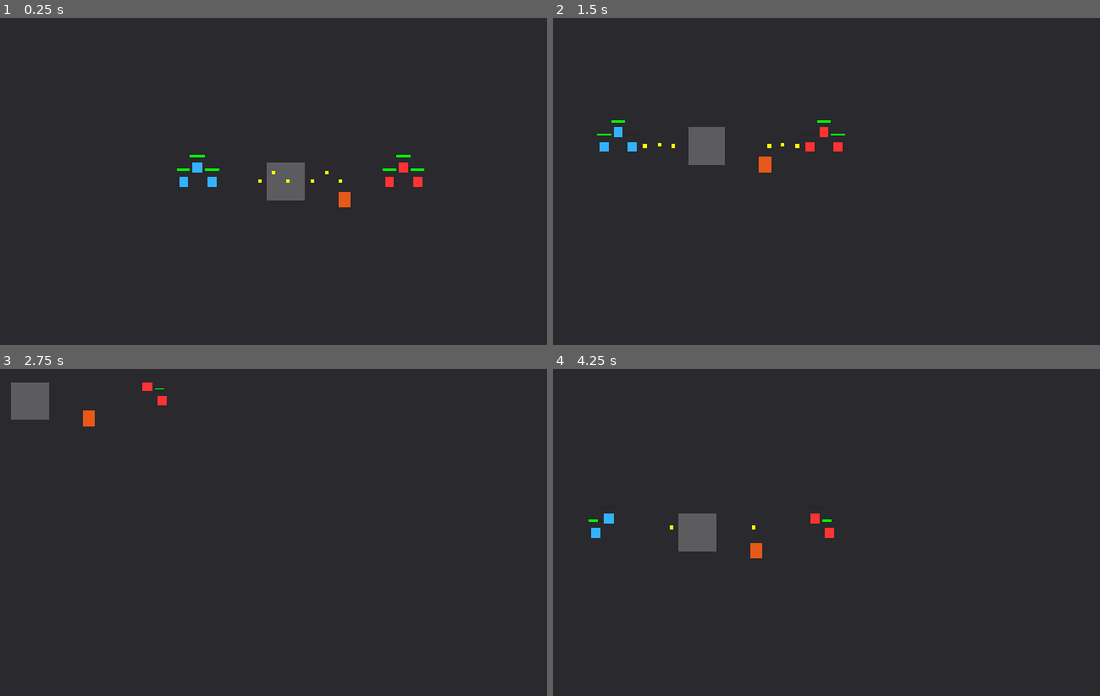
Above: before the commit, frames 1-4 (two rows, left to right).
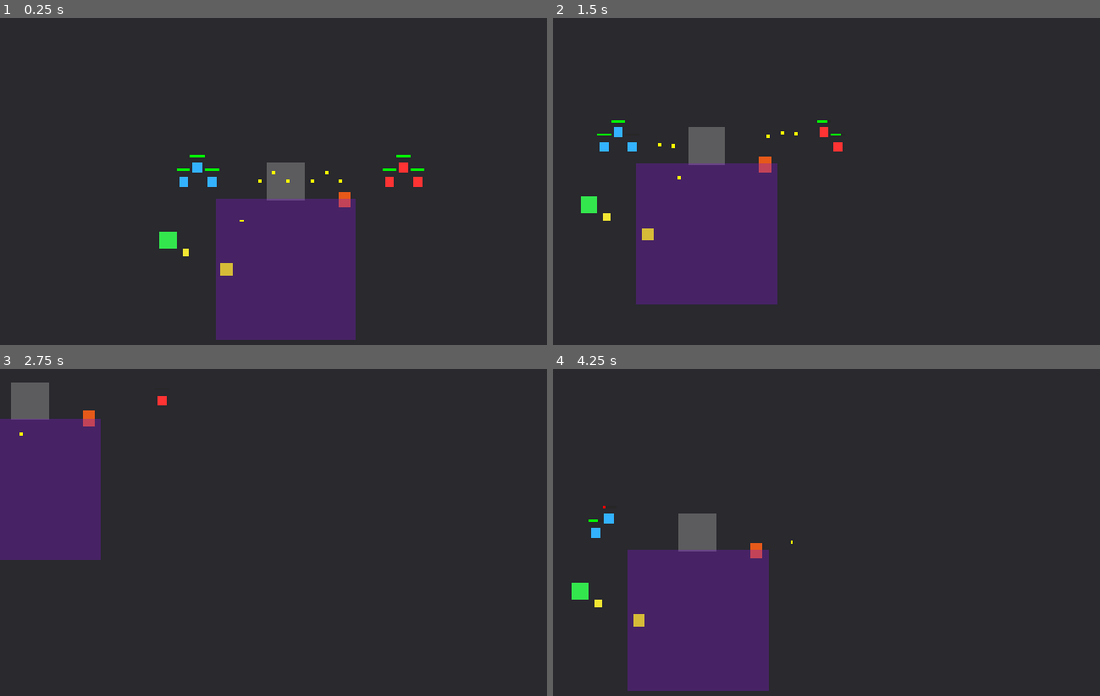
Above: after the commit, the same moments.

Repository: roflanbi4/game-zov
Game: Godot game, scene res://scenes/core/main_game.tscn
Same seed, same stepped clock (60 frames per second), same inputs: the game is played once before the commit and once after it.
Inputs (mouse positions are in pixels of both pictures, inside the frame that each line leads up to):
- Up to frame 1 (0.25 s): no input
- Up to frame 2 (1.5 s): move the mouse to (1039, 138) at 0.52 s; hold D 0.53-1.28 s; click (1039, 138) at 0.67 s; move the mouse to (755, 178) at 1.27 s; hold S from 1.28 s (still down)
- Up to frame 3 (2.75 s): move the mouse to (404, 424) at 2.02 s; release S at 2.03 s; hold D from 2.03 s (still down)
- Up to frame 4 (4.25 s): move the mouse to (859, 584) at 2.77 s; release D at 2.78 s; hold W 2.78-3.53 s; click (859, 584) at 2.92 s; move the mouse to (1094, 565) at 3.52 s; hold A from 3.53 s (still down)

The runs differ from the first frame. In frame 1, 11% of the frame differs, in the area x 29-66%, y 55-99%; in frame 2, 11%; in frame 3, 8.0%; in frame 4, 11%, in the area x 3-52%, y 41-99%.

Commit message:
5-sex

Diff:
--- a/scenes/core/main_game.tscn
+++ b/scenes/core/main_game.tscn
@@ -19,37 +19,37 @@
 [sub_resource type="CircleShape2D" id="4"]
 radius = 200.0
 
-[node name="Main" type="Node2D"]
+[node name="Main" type="Node2D" unique_id=1861259153]
 
-[node name="GameCamera" type="Camera2D" parent="."]
+[node name="GameCamera" type="Camera2D" parent="." unique_id=1892971650]
 position = Vector2(640, 360)
 script = ExtResource("1")
 
-[node name="SelectionManager" type="Node2D" parent="."]
+[node name="SelectionManager" type="Node2D" parent="." unique_id=2049023103]
 script = ExtResource("2")
 
-[node name="Ground" type="ColorRect" parent="."]
+[node name="Ground" type="ColorRect" parent="." unique_id=312792576]
 offset_right = 1920.0
 offset_bottom = 1080.0
 mouse_filter = 2
 color = Color(0.16, 0.16, 0.18, 1)
 
-[node name="NavRegion" type="NavigationRegion2D" parent="."]
+[node name="NavRegion" type="NavigationRegion2D" parent="." unique_id=1929188120]
 
-[node name="Squad1" type="Node2D" parent="."]
+[node name="Squad1" type="Node2D" parent="." unique_id=923055534]
 position = Vector2(400, 400)
 script = ExtResource("3")
 
-[node name="Soldier1" type="CharacterBody2D" parent="Squad1"]
+[node name="Soldier1" type="CharacterBody2D" parent="Squad1" unique_id=2083189305]
 position = Vector2(-24, 0)
 script = ExtResource("4")
 
-[node name="NavigationAgent2D" type="NavigationAgent2D" parent="Squad1/Soldier1"]
+[node name="NavigationAgent2D" type="NavigationAgent2D" parent="Squad1/Soldier1" unique_id=1300874716]
 
-[node name="CollisionShape2D" type="CollisionShape2D" parent="Squad1/Soldier1"]
+[node name="CollisionShape2D" type="CollisionShape2D" parent="Squad1/Soldier1" unique_id=1174175028]
 shape = SubResource("1")
 
-[node name="ColorRect" type="ColorRect" parent="Squad1/Soldier1"]
+[node name="ColorRect" type="ColorRect" parent="Squad1/Soldier1" unique_id=458807053]
 offset_left = -8.0
 offset_top = -8.0
 offset_right = 8.0
@@ -57,16 +57,16 @@
 mouse_filter = 2
 color = Color(0.2, 0.7, 1, 1)
 
-[node name="Soldier2" type="CharacterBody2D" parent="Squad1"]
+[node name="Soldier2" type="CharacterBody2D" parent="Squad1" unique_id=42093132]
 position = Vector2(24, 0)
 script = ExtResource("4")
 
-[node name="NavigationAgent2D" type="NavigationAgent2D" parent="Squad1/Soldier2"]
+[node name="NavigationAgent2D" type="NavigationAgent2D" parent="Squad1/Soldier2" unique_id=1867779684]
 
-[node name="CollisionShape2D" type="CollisionShape2D" parent="Squad1/Soldier2"]
+[node name="CollisionShape2D" type="CollisionShape2D" parent="Squad1/Soldier2" unique_id=1630852654]
 shape = SubResource("1")
 
-[node name="ColorRect" type="ColorRect" parent="Squad1/Soldier2"]
+[node name="ColorRect" type="ColorRect" parent="Squad1/Soldier2" unique_id=596280779]
 offset_left = -8.0
 offset_top = -8.0
 offset_right = 8.0
@@ -74,16 +74,16 @@
 mouse_filter = 2
 color = Color(0.2, 0.7, 1, 1)
 
-[node name="Soldier3" type="CharacterBody2D" parent="Squad1"]
+[node name="Soldier3" type="CharacterBody2D" parent="Squad1" unique_id=1822847528]
 position = Vector2(0, -24)
 script = ExtResource("4")
 
-[node name="NavigationAgent2D" type="NavigationAgent2D" parent="Squad1/Soldier3"]
+[node name="NavigationAgent2D" type="NavigationAgent2D" parent="Squad1/Soldier3" unique_id=1040093683]
 
-[node name="CollisionShape2D" type="CollisionShape2D" parent="Squad1/Soldier3"]
+[node name="CollisionShape2D" type="CollisionShape2D" parent="Squad1/Soldier3" unique_id=1126292396]
 shape = SubResource("1")
 
-[node name="ColorRect" type="ColorRect" parent="Squad1/Soldier3"]
+[node name="ColorRect" type="ColorRect" parent="Squad1/Soldier3" unique_id=1118264605]
 offset_left = -8.0
 offset_top = -8.0
 offset_right = 8.0
@@ -91,20 +91,20 @@
 mouse_filter = 2
 color = Color(0.2, 0.7, 1, 1)
 
-[node name="EnemySquad" type="Node2D" parent="." groups=["enemy_squads"]]
+[node name="EnemySquad" type="Node2D" parent="." unique_id=285413952 groups=["enemy_squads"]]
 position = Vector2(750, 400)
 script = ExtResource("3")
 
-[node name="EnemySoldier1" type="CharacterBody2D" parent="EnemySquad"]
+[node name="EnemySoldier1" type="CharacterBody2D" parent="EnemySquad" unique_id=1106367977]
 position = Vector2(-24, 0)
 script = ExtResource("4")
 
-[node name="NavigationAgent2D" type="NavigationAgent2D" parent="EnemySquad/EnemySoldier1"]
+[node name="NavigationAgent2D" type="NavigationAgent2D" parent="EnemySquad/EnemySoldier1" unique_id=772271736]
 
-[node name="CollisionShape2D" type="CollisionShape2D" parent="EnemySquad/EnemySoldier1"]
+[node name="CollisionShape2D" type="CollisionShape2D" parent="EnemySquad/EnemySoldier1" unique_id=1136193535]
 shape = SubResource("1")
 
-[node name="ColorRect" type="ColorRect" parent="EnemySquad/EnemySoldier1"]
+[node name="ColorRect" type="ColorRect" parent="EnemySquad/EnemySoldier1" unique_id=986501101]
 offset_left = -8.0
 offset_top = -8.0
 offset_right = 8.0
@@ -112,16 +112,16 @@
 mouse_filter = 2
 color = Color(1, 0.2, 0.2, 1)
 
-[node name="EnemySoldier2" type="CharacterBody2D" parent="EnemySquad"]
+[node name="EnemySoldier2" type="CharacterBody2D" parent="EnemySquad" unique_id=362604610]
 position = Vector2(24, 0)
 script = ExtResource("4")
 
-[node name="NavigationAgent2D" type="NavigationAgent2D" parent="EnemySquad/EnemySoldier2"]
+[node name="NavigationAgent2D" type="NavigationAgent2D" parent="EnemySquad/EnemySoldier2" unique_id=1727372606]
 
-[node name="CollisionShape2D" type="CollisionShape2D" parent="EnemySquad/EnemySoldier2"]
+[node name="CollisionShape2D" type="CollisionShape2D" parent="EnemySquad/EnemySoldier2" unique_id=793832035]
 shape = SubResource("1")
 
-[node name="ColorRect" type="ColorRect" parent="EnemySquad/EnemySoldier2"]
+[node name="ColorRect" type="ColorRect" parent="EnemySquad/EnemySoldier2" unique_id=1060819297]
 offset_left = -8.0
 offset_top = -8.0
 offset_right = 8.0
@@ -129,16 +129,16 @@
 mouse_filter = 2
 color = Color(1, 0.2, 0.2, 1)
 
-[node name="EnemySoldier3" type="CharacterBody2D" parent="EnemySquad"]
+[node name="EnemySoldier3" type="CharacterBody2D" parent="EnemySquad" unique_id=943022834]
 position = Vector2(0, -24)
 script = ExtResource("4")
 
-[node name="NavigationAgent2D" type="NavigationAgent2D" parent="EnemySquad/EnemySoldier3"]
+[node name="NavigationAgent2D" type="NavigationAgent2D" parent="EnemySquad/EnemySoldier3" unique_id=1330988856]
 
-[node name="CollisionShape2D" type="CollisionShape2D" parent="EnemySquad/EnemySoldier3"]
+[node name="CollisionShape2D" type="CollisionShape2D" parent="EnemySquad/EnemySoldier3" unique_id=981401165]
 shape = SubResource("1")
 
-[node name="ColorRect" type="ColorRect" parent="EnemySquad/EnemySoldier3"]
+[node name="ColorRect" type="ColorRect" parent="EnemySquad/EnemySoldier3" unique_id=1075049123]
 offset_left = -8.0
 offset_top = -8.0
 offset_right = 8.0
@@ -146,14 +146,14 @@
 mouse_filter = 2
 color = Color(1, 0.2, 0.2, 1)
 
-[node name="CoverZone1" type="Area2D" parent="."]
+[node name="CoverZone1" type="Area2D" parent="." unique_id=200966018]
 position = Vector2(550, 400)
 script = ExtResource("5")
 
-[node name="CollisionShape2D" type="CollisionShape2D" parent="CoverZone1"]
+[node name="CollisionShape2D" type="CollisionShape2D" parent="CoverZone1" unique_id=1783095613]
 shape = SubResource("2")
 
-[node name="ColorRect" type="ColorRect" parent="CoverZone1"]
+[node name="ColorRect" type="ColorRect" parent="CoverZone1" unique_id=13397040]
 offset_left = -32.0
 offset_top = -32.0
 offset_right = 32.0
@@ -161,14 +161,14 @@
 mouse_filter = 2
 color = Color(0.45, 0.45, 0.45, 0.7)
 
-[node name="ExplosiveProp" type="StaticBody2D" parent="."]
+[node name="ExplosiveProp" type="StaticBody2D" parent="." unique_id=1847014965]
 position = Vector2(650, 430)
 script = ExtResource("6")
 
-[node name="CollisionShape2D" type="CollisionShape2D" parent="ExplosiveProp"]
+[node name="CollisionShape2D" type="CollisionShape2D" parent="ExplosiveProp" unique_id=1335389173]
 shape = SubResource("3")
 
-[node name="ColorRect" type="ColorRect" parent="ExplosiveProp"]
+[node name="ColorRect" type="ColorRect" parent="ExplosiveProp" unique_id=529724719]
 offset_left = -10.0
 offset_top = -14.0
 offset_right = 10.0
@@ -176,7 +176,7 @@
 mouse_filter = 2
 color = Color(0.9, 0.35, 0.1, 1)
 
-[node name="ExplosionArea" type="Area2D" parent="ExplosiveProp"]
+[node name="ExplosionArea" type="Area2D" parent="ExplosiveProp" unique_id=1596912632]
 
-[node name="CollisionShape2D" type="CollisionShape2D" parent="ExplosiveProp/ExplosionArea"]
+[node name="CollisionShape2D" type="CollisionShape2D" parent="ExplosiveProp/ExplosionArea" unique_id=641826069]
 shape = SubResource("4")
--- /dev/null
+++ b/scenes/core/test_step5.tscn
@@ -0,0 +1,3 @@
+[gd_scene format=3]
+
+[node name="TestStep5" type="Node2D" unique_id=1469665058]
--- a/scripts/core/Projectile.gd
+++ b/scripts/core/Projectile.gd
@@ -30,7 +30,10 @@
 		if is_instance_valid(obj) and global_position.distance_to(obj.global_position) < 24.0:
 			var health: HealthComponent = obj.get_node_or_null("HealthComponent")
 			if health:
-				health.take_damage(damage)
+				if obj.has_method("take_damage"):
+					obj.take_damage(damage)
+				else:
+					health.take_damage(damage)
 			_award_xp()
 			break
 	queue_free()
--- a/scripts/core/SelectionManager.gd
+++ b/scripts/core/SelectionManager.gd
@@ -14,6 +14,32 @@
 
 func _ready() -> void:
 	z_index = 100
+
+	# Тестовый спавн: техника, дрон, аномалия, артефакт
+	var vehicle := VehicleUnit.new()
+	vehicle.name = "TestVehicle"
+	vehicle.position = Vector2(350, 500)
+	vehicle.is_enemy = false
+	get_parent().call_deferred("add_child", vehicle)
+
+	var drone := DroneUnit.new()
+	drone.name = "TestDrone"
+	drone.position = Vector2(380, 520)
+	drone.drone_type = DroneUnit.DroneType.FPV_KAMIKAZE
+	drone.is_enemy = false
+	get_parent().call_deferred("add_child", drone)
+
+	var anomaly := AnomalyZone.new()
+	anomaly.name = "TestAnomaly"
+	anomaly.position = Vector2(550, 550)
+	anomaly.anomaly_type = AnomalyZone.AnomalyType.VORTEX
+	get_parent().call_deferred("add_child", anomaly)
+
+	var artifact := ArtifactPickup.new()
+	artifact.name = "TestArtifact"
+	artifact.position = Vector2(450, 550)
+	artifact.buff_type = ArtifactPickup.BuffType.SPEED
+	get_parent().call_deferred("add_child", artifact)
 
 func _process(_delta: float) -> void:
 	if is_selecting:
@@ -69,9 +95,25 @@
 					soldier.modulate = highlight_color
 					selected_units.append(soldier)
 
+	# Выделение одиночной техники и дронов
+	var vehicles: Array = get_tree().get_nodes_in_group("player_vehicles")
+	for vehicle in vehicles:
+		if is_instance_valid(vehicle) and rect.has_point(vehicle.global_position):
+			selected_units.append(vehicle)
+			vehicle.modulate = highlight_color
+
+	var drones: Array = get_tree().get_nodes_in_group("player_drones")
+	for drone in drones:
+		if is_instance_valid(drone) and rect.has_point(drone.global_position):
+			selected_units.append(drone)
+			drone.modulate = highlight_color
+
 	selection_changed.emit(selected_units, selected_squads)
 
 func _issue_move_command(target: Vector2) -> void:
 	for squad in selected_squads:
 		if is_instance_valid(squad):
 			squad.move_squad(target)
+	for unit in selected_units:
+		if is_instance_valid(unit) and (unit.is_in_group("player_vehicles") or unit.is_in_group("player_drones")) and unit.has_method("set_destination"):
+			unit.set_destination(target)
--- /dev/null
+++ b/scripts/environment/AnomalyZone.gd
@@ -0,0 +1,113 @@
+class_name AnomalyZone
+extends Area2D
+
+enum AnomalyType { VORTEX = 0, THERMAL = 1, EMP = 2 }
+
+@export var anomaly_type: int = AnomalyType.VORTEX
+@export var radius: float = 120.0
+@export var damage: int = 8
+
+var _vortex_timers: Dictionary = {}
+var _emp_original_speeds: Dictionary = {}
+var _thermal_timer: float = 0.0
+
+func _ready() -> void:
+	if get_node_or_null("CollisionShape2D") == null:
+		var cs := CollisionShape2D.new()
+		var circle := CircleShape2D.new()
+		circle.radius = radius
+		cs.shape = circle
+		add_child(cs)
+
+	if get_node_or_null("ColorRect") == null:
+		var rect := ColorRect.new()
+		rect.size = Vector2(radius * 2.0, radius * 2.0)
+		rect.position = Vector2(-radius, -radius)
+		match anomaly_type:
+			AnomalyType.VORTEX:
+				rect.color = Color(0.5, 0.1, 0.8, 0.35)
+			AnomalyType.THERMAL:
+				rect.color = Color(0.9, 0.3, 0.1, 0.35)
+			_:
+				rect.color = Color(0.1, 0.6, 0.9, 0.35)
+		add_child(rect)
+
+	body_entered.connect(_on_body_entered)
+	body_exited.connect(_on_body_exited)
+
+func _process(delta: float) -> void:
+	_try_sapper_disarm()
+
+	match anomaly_type:
+		AnomalyType.VORTEX:
+			_process_vortex(delta)
+		AnomalyType.THERMAL:
+			_process_thermal(delta)
+		AnomalyType.EMP:
+			pass
+
+func _try_sapper_disarm() -> void:
+	for body in get_overlapping_bodies():
+		if not (body is Node):
+			continue
+		var squad: Node = body.get("squad_controller")
+		if squad == null or not is_instance_valid(squad):
+			continue
+		var specialist: SpecialistComponent = squad.get_node_or_null("SpecialistComponent") as SpecialistComponent
+		if specialist != null and specialist.specialist_type == SpecialistComponent.Type.SAPPER:
+			queue_free()
+			return
+
+func _process_vortex(delta: float) -> void:
+	for body in get_overlapping_bodies():
+		if not (body is CharacterBody2D):
+			continue
+		var to_center: Vector2 = global_position - body.global_position
+		if to_center.length() > 1.0:
+			body.velocity = body.velocity.lerp(to_center.normalized() * 140.0, 0.25)
+
+		if not _vortex_timers.has(body):
+			_vortex_timers[body] = 0.0
+		_vortex_timers[body] = float(_vortex_timers[body]) + delta
+		if float(_vortex_timers[body]) >= 1.0:
+			_vortex_timers[body] = 0.0
+			_apply_damage(body, damage)
+
+func _process_thermal(delta: float) -> void:
+	_thermal_timer += delta
+	if _thermal_timer < 3.0:
+		return
+	_thermal_timer = 0.0
+	for body in get_overlapping_bodies():
+		if body is CharacterBody2D:
+			_apply_damage(body, damage * 3)
+
+func _on_body_entered(body: Node) -> void:
+	if anomaly_type != AnomalyType.EMP:
+		return
+	if not (body is CharacterBody2D):
+		return
+	if body is DroneUnit:
+		body.disabled = true
+	elif body is VehicleUnit:
+		if not _emp_original_speeds.has(body):
+			_emp_original_speeds[body] = body.move_speed
+		body.move_speed = body.move_speed * 0.3
+
+func _on_body_exited(body: Node) -> void:
+	if anomaly_type == AnomalyType.VORTEX:
+		_vortex_timers.erase(body)
+	if anomaly_type == AnomalyType.EMP:
+		if body is DroneUnit:
+			body.disabled = false
+		elif body is VehicleUnit and _emp_original_speeds.has(body):
+			body.move_speed = float(_emp_original_speeds[body])
+			_emp_original_speeds.erase(body)
+
+func _apply_damage(body: Node, amount: int) -> void:
+	if body.has_method("take_damage"):
+		body.take_damage(amount)
+	else:
+		var health: HealthComponent = body.get_node_or_null("HealthComponent") as HealthComponent
+		if health != null:
+			health.take_damage(amount)
--- /dev/null
+++ b/scripts/environment/ArtifactPickup.gd
@@ -0,0 +1,78 @@
+class_name ArtifactPickup
+extends Area2D
+
+enum BuffType { SPEED = 0, HP = 1 }
+
+@export var buff_type: int = BuffType.SPEED
+
+var picked_up: bool = false
+var affected_squad: Node = null
+
+func _ready() -> void:
+	if get_node_or_null("CollisionShape2D") == null:
+		var cs := CollisionShape2D.new()
+		var circle := CircleShape2D.new()
+		circle.radius = 18.0
+		cs.shape = circle
+		add_child(cs)
+
+	if get_node_or_null("ColorRect") == null:
+		var rect := ColorRect.new()
+		rect.size = Vector2(20.0, 20.0)
+		rect.position = Vector2(-10.0, -10.0)
+		rect.color = Color(0.9, 0.8, 0.2, 0.9)
+		add_child(rect)
+
+	body_entered.connect(_on_body_entered)
+
+func _on_body_entered(body: Node) -> void:
+	if picked_up:
+		return
+	if not body.is_in_group("player_units"):
+		return
+	var squad: Node = body.get("squad_controller")
+	if squad == null or not is_instance_valid(squad) or not squad.is_in_group("player_squads"):
+		return
+
+	picked_up = true
+	affected_squad = squad
+
+	for child in get_children():
+		if child is CollisionShape2D:
+			child.disabled = true
+		if child is ColorRect:
+			child.visible = false
+
+	_apply_buff(squad)
+
+func _apply_buff(squad: Node) -> void:
+	var soldiers: Array = squad.get("soldiers")
+	if soldiers == null:
+		return
+	for s in soldiers:
+		if not is_instance_valid(s):
+			continue
+		if buff_type == BuffType.SPEED:
+			if not s.has_meta("base_move_speed"):
+				s.set_meta("base_move_speed", s.move_speed)
+			var base_speed: float = float(s.get_meta("base_move_speed"))
+			s.move_speed = base_speed * 1.3
+		else:
+			var health: HealthComponent = s.get_node_or_null("HealthComponent") as HealthComponent
+			if health != null:
+				var old_max: int = health.max_hp
+				health.max_hp = int(round(old_max * 1.3))
+				health.current_hp += health.max_hp - old_max
+
+func _process(delta: float) -> void:
+	if not picked_up or affected_squad == null or not is_instance_valid(affected_squad):
+		return
+	var soldiers: Array = affected_squad.get("soldiers")
+	if soldiers == null:
+		return
+	for s in soldiers:
+		if not is_instance_valid(s):
+			continue
+		var morale: MoraleComponent = s.get_node_or_null("MoraleComponent") as MoraleComponent
+		if morale != null:
+			morale.current_morale = maxf(0.0, morale.current_morale - 2.0 * delta)
--- /dev/null
+++ b/scripts/units/DroneUnit.gd
@@ -0,0 +1,117 @@
+class_name DroneUnit
+extends CharacterBody2D
+
+enum DroneType { RECON = 0, FPV_KAMIKAZE = 1 }
+
+@export var drone_type: int = DroneType.RECON
+@export var is_enemy: bool = false
+@export var max_hp: int = 30
+@export var move_speed: float = 260.0
+@export var explosion_radius: float = 90.0
+@export var explosion_damage: int = 150
+@export var vehicle_damage: int = 350
+
+var current_hp: int
+var target_position: Vector2 = Vector2.ZERO
+var disabled: bool = false
+var _exploded: bool = false
+
+func _ready() -> void:
+	if is_enemy:
+		add_to_group("enemy_drones")
+		add_to_group("enemy_units")
+	else:
+		add_to_group("player_drones")
+		add_to_group("player_units")
+
+	collision_mask = 0
+
+	if get_node_or_null("CollisionShape2D") == null:
+		var cs := CollisionShape2D.new()
+		var circle := CircleShape2D.new()
+		circle.radius = 8.0
+		cs.shape = circle
+		add_child(cs)
+
+	if get_node_or_null("ColorRect") == null:
+		var rect := ColorRect.new()
+		rect.size = Vector2(12.0, 12.0)
+		rect.position = Vector2(-6.0, -6.0)
+		rect.color = Color(0.9, 0.2, 0.2, 1.0) if is_enemy else Color(0.95, 0.9, 0.2, 1.0)
+		add_child(rect)
+
+	current_hp = max_hp
+	set_physics_process(false)
+
+func set_destination(destination: Vector2) -> void:
+	target_position = destination
+	set_physics_process(true)
+
+func _physics_process(_delta: float) -> void:
+	if disabled:
+		velocity = Vector2.ZERO
+		move_and_slide()
+		return
+	if target_position == Vector2.ZERO:
+		velocity = Vector2.ZERO
+		move_and_slide()
+		return
+
+	var to_target: Vector2 = target_position - global_position
+	if drone_type == DroneType.FPV_KAMIKAZE:
+		if _check_detonation():
+			_explode()
+			return
+		if to_target.length() <= 20.0:
+			_explode()
+			return
+
+	if to_target.length() < 8.0:
+		velocity = Vector2.ZERO
+		move_and_slide()
+		set_physics_process(false)
+		return
+
+	velocity = to_target.normalized() * move_speed
+	move_and_slide()
+
+func _check_detonation() -> bool:
+	for group in _target_groups():
+		for node in get_tree().get_nodes_in_group(group):
+			if is_instance_valid(node) and node != self:
+				if global_position.distance_to(node.global_position) <= 20.0:
+					return true
+	return false
+
+func _target_groups() -> Array[String]:
+	if is_enemy:
+		return ["player_units", "player_vehicles"]
+	return ["enemy_units", "enemy_vehicles"]
+
+func take_damage(amount: int) -> void:
+	current_hp -= amount
+	if current_hp <= 0:
+		current_hp = 0
+		if drone_type == DroneType.FPV_KAMIKAZE and not _exploded:
+			_explode()
+		else:
+			queue_free()
+
+func _explode() -> void:
+	if _exploded:
+		return
+	_exploded = true
+	for group in _target_groups():
+		for node in get_tree().get_nodes_in_group(group):
+			if not is_instance_valid(node) or node == self:
+				continue
+			if global_position.distance_to(node.global_position) > explosion_radius:
+				continue
+			var dmg: int = vehicle_damage if node.is_in_group("player_vehicles") or node.is_in_group("enemy_vehicles") else explosion_damage
+			if node.has_method("take_damage"):
+				node.take_damage(dmg)
+			else:
+				var health: HealthComponent = node.get_node_or_null("HealthComponent") as HealthComponent
+				if health != null:
+					health.take_damage(dmg)
+	queue_free()
--- /dev/null
+++ b/scripts/units/VehicleUnit.gd
@@ -0,0 +1,91 @@
+class_name VehicleUnit
+extends CharacterBody2D
+
+@export var is_enemy: bool = false
+@export var max_hp: int = 300
+@export var armor: float = 0.35
+@export var move_speed: float = 120.0
+@export var attack_range: float = 450.0
+@export var attack_damage: int = 40
+@export var attack_cooldown: float = 1.2
+
+var current_hp: int
+var target_position: Vector2 = Vector2.ZERO
+
+var health_component: HealthComponent
+var weapon: WeaponComponent
+var nav_agent: NavigationAgent2D
+
+func _ready() -> void:
+	if is_enemy:
+		add_to_group("enemy_vehicles")
+		add_to_group("enemy_units")
+	else:
+		add_to_group("player_vehicles")
+		add_to_group("player_units")
+
+	if get_node_or_null("CollisionShape2D") == null:
+		var cs := CollisionShape2D.new()
+		var circle := CircleShape2D.new()
+		circle.radius = 14.0
+		cs.shape = circle
+		add_child(cs)
+
+	if get_node_or_null("ColorRect") == null:
+		var rect := ColorRect.new()
+		rect.size = Vector2(28.0, 28.0)
+		rect.position = Vector2(-14.0, -14.0)
+		rect.color = Color(0.9, 0.2, 0.2, 1.0) if is_enemy else Color(0.2, 0.9, 0.3, 1.0)
+		add_child(rect)
+
+	health_component = HealthComponent.new()
+	health_component.name = "HealthComponent"
+	health_component.max_hp = max_hp
+	health_component.current_hp = max_hp
+	add_child(health_component)
+	health_component.died.connect(_on_died)
+
+	weapon = WeaponComponent.new()
+	weapon.name = "WeaponComponent"
+	weapon.attack_range = attack_range
+	weapon.attack_damage = attack_damage
+	weapon.attack_cooldown = attack_cooldown
+	weapon.target_group = "enemy_units" if not is_enemy else "player_units"
+	add_child(weapon)
+
+	nav_agent = NavigationAgent2D.new()
+	nav_agent.name = "NavigationAgent2D"
+	add_child(nav_agent)
+
+	current_hp = max_hp
+	set_physics_process(false)
+
+func set_destination(destination: Vector2) -> void:
+	target_position = destination
+	nav_agent.set_target_position(destination)
+	set_physics_process(true)
+
+func _physics_process(_delta: float) -> void:
+	if nav_agent.is_navigation_finished():
+		velocity = Vector2.ZERO
+		move_and_slide()
+		set_physics_process(false)
+		return
+	var next_pos: Vector2 = nav_agent.get_next_path_position()
+	if next_pos == Vector2.ZERO:
+		velocity = Vector2.ZERO
+		move_and_slide()
+		return
+	var dir: Vector2 = (next_pos - global_position).normalized()
+	velocity = dir * move_speed
+	move_and_slide()
+
+func take_damage(amount: int) -> void:
+	var reduced: int = int(amount * (1.0 - armor))
+	if amount > 0 and reduced < 1:
+		reduced = 1
+	if health_component != null:
+		health_component.take_damage(reduced)
+
+func _on_died(_soldier: Node2D) -> void:
+	queue_free()
Not shown: 1 places in scenes/core/main_game.tscn that only renumber resources
Not shown, added: scripts/environment/AnomalyZone.gd.uid
Not shown, added: scripts/environment/ArtifactPickup.gd.uid
Not shown, added: scripts/units/DroneUnit.gd.uid
Not shown, added: scripts/units/VehicleUnit.gd.uid
